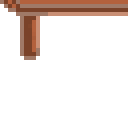
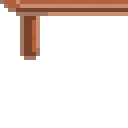
Comparing the layer stacks of the two 128px x 128px images. Changes:
painted on "Layer #1" over [4,0,128,12]
